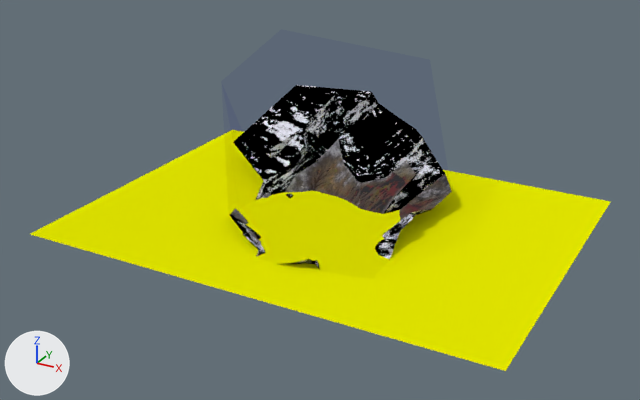
The Blender file data/levels/alpine/models/alpine.blend: old version first, new version second.
One viewpoint serves both versions: a 50 mm lens placed at (79691.0, -144205.0, 87063.0), pointed at (567.0, -343.0, 15131.0). The lights are fixed; the arrows at lower left show +X, +Y and +Z.

In view in the first picture: 'bsp', 'weather'.
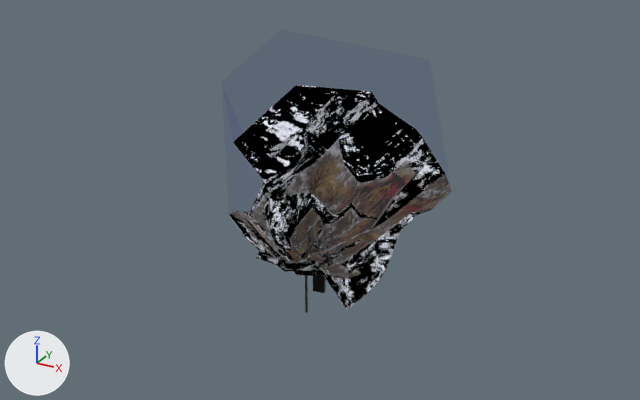
What differs and where, as boxes [x1, y1, x2, y2] in the pictures (640 x 400 px):
'weather', hidden (yellow): before [30, 134, 611, 371]

The edits, one by one:
Object 'weather' (ob_weather) is now hidden.
